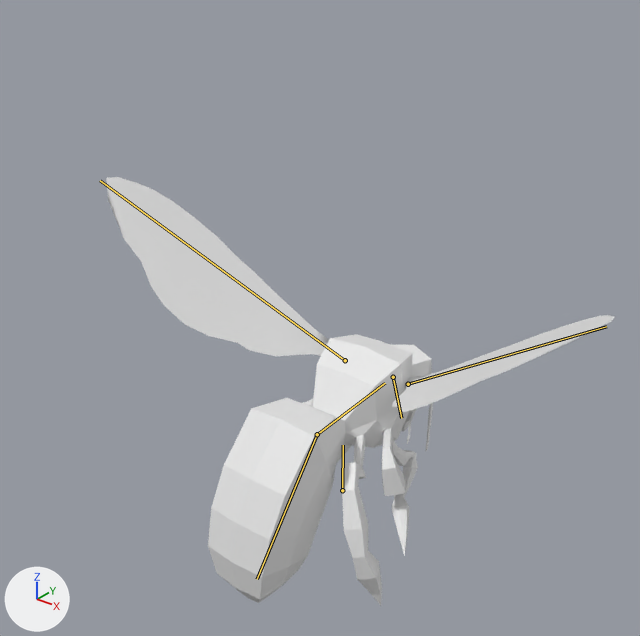
One commit to the FBX model Bee Game/Assets/Art/3D Models/NewBee6ExportReady.fbx: the scene before it, then after it.
Rendered twice from a 50 mm lens placed at (3.25, -4.33, 4.05), pointed at (-0.17, -0.06, 1.4). The lights are fixed; the arrows at lower left show +X, +Y and +Z. The bones that change are drawn over the model as lines.

The first picture shows 'Bee'.
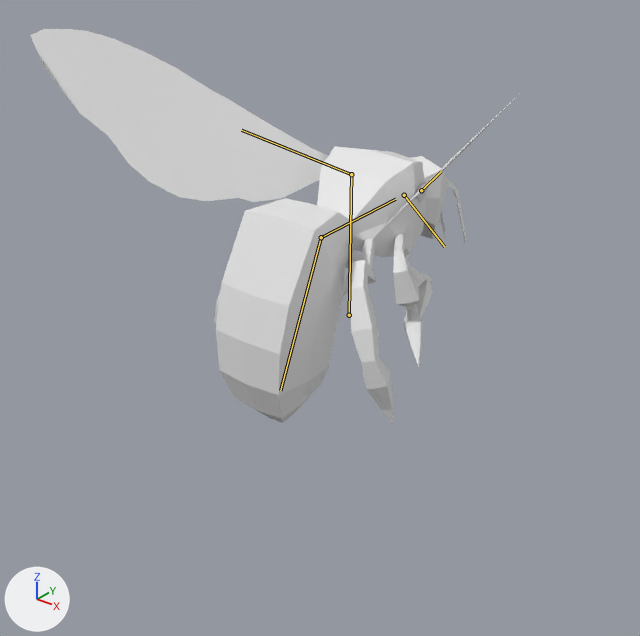
The newer file adds an action. The first version stands in its rest pose; the second is drawn at frame 1 of the action 'Armature|BeeAction'.

Where the change shows, as pixel boxes (x1, y1, x2, y2) in the pictures (640 x 636 px):
'Bee', posed (8% shorter)
    before: (106, 177, 615, 606)
    after: (30, 29, 519, 424)
bone 'Base', root to tip
    before: (342, 490) to (343, 445)
    after: (349, 315) to (351, 172)
bone 'Thorax', root to tip
    before: (317, 434) to (385, 383)
    after: (321, 237) to (395, 199)
bone 'Head', root to tip
    before: (393, 377) to (401, 418)
    after: (404, 195) to (444, 246)
bone 'Wing.R', root to tip
    before: (408, 384) to (606, 326)
    after: (421, 190) to (441, 171)
bone 'Wing.L', root to tip
    before: (345, 360) to (100, 180)
    after: (351, 174) to (241, 130)
bone 'Abdomen', root to tip
    before: (317, 434) to (257, 579)
    after: (321, 237) to (280, 390)

The change in detail:
Object 'Armature' (bone_rig_object) moves from (0.0, 0.0, 0.0) to (0.0, 0.046, 0.979).
Bone 'Base' (bone_base) moves from (0.0, 0.0, 0.0) to (0.0, 0.453, 0.0).
Bone 'Thorax' (bone_thorax) moves from (0.0, 0.0, 0.0) to (-0.022, 0.022, 0.452).
Bone 'Head' (bone_head) turns from (0, 0, 0) to (9, 2, -26) degrees about its own x, y and z.
Bone 'Wing.R' (bone_wing_r) turns from (0, 0, 0) to (23, 14, 9) degrees about its own x, y and z.
Bone 'Wing.L' (bone_wing_l) turns from (0, 0, 0) to (23, -14, -9) degrees about its own x, y and z.
Bone 'Abdomen' (bone_abdomen) moves from (0.0, 0.0, 0.0) to (-0.22, -0.357, 0.173).
Bone 'Abdomen' (bone_abdomen) turns from (0, 0, 0) to (-8, -1, -11) degrees about its own x, y and z.
